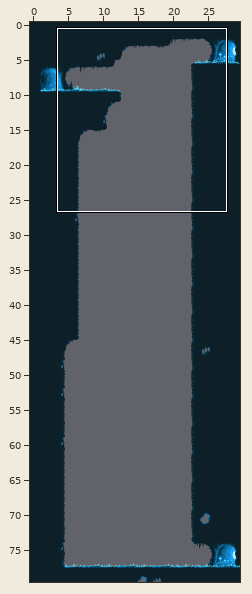
Tiled map, stored at Vacio/Assets/Maps/LevelMapFall.tmx. The first picture is a wide view before the edit; the outline marks the close-up.
Close-up. Before the edit:
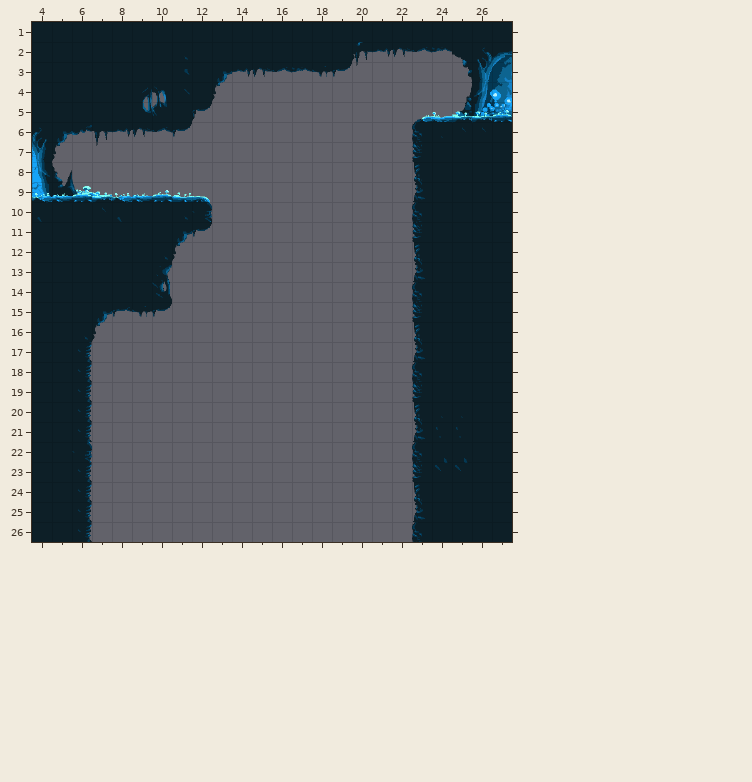
Cells are 32x32 px. Shown: x 4..27, y 1..26. The commit also changed other parts of the map, which this record leaves out.
After:
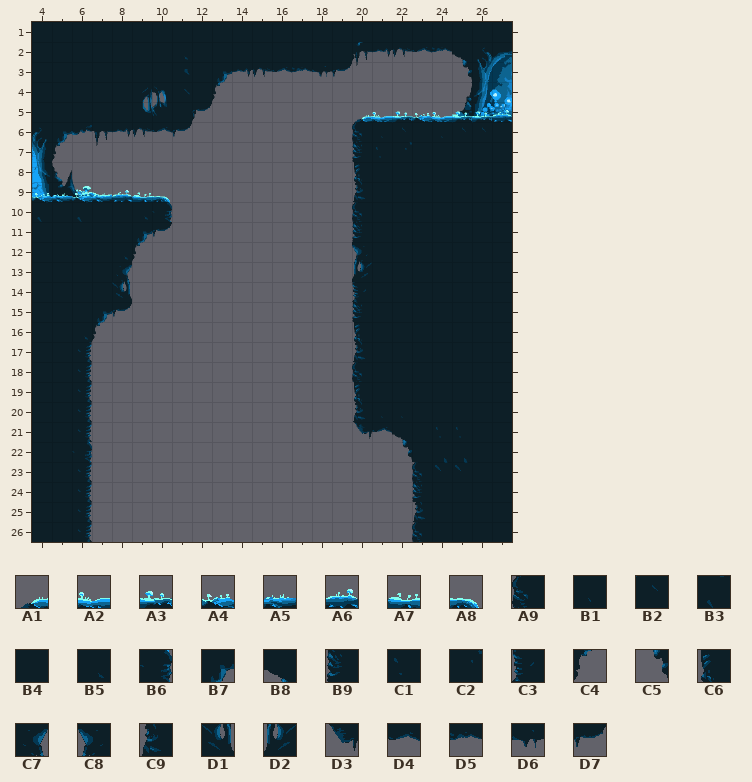
Key: from "tiles": A1 24, A2 25, A3 26, A4 27, A5 28, A6 29, A7 30, A8 31, A9 44, B1 45, B2 46, B3 47, B4 48, B5 50, B6 51, B7 52, B8 55, B9 64, C1 65, C2 66, C3 71 flipped left-right, C4 72, C5 75, C6 84, C7 91, C8 91 flipped left-right, C9 104, D1 111, D2 111 flipped left-right, D3 124, D4 128, D5 129, D6 130, D7 131.
__ is an empty cell.
Edits made:
Layer "Mid-Background":
y 10: x 12 D1 -> __
y 15: x 8 D5 -> __
Layer "Ground":
y 5: x 20..23 __ __ __ A1 -> A1 A2 A3 A4
y 6: x 20..23 __ __ __ A9 -> A9 B1 B2 B4
y 7: x 20..23 __ __ __ B9 -> B9 C1 C2 B4
y 8: x 20..23 __ __ __ C6 -> C6 B4 B4 B4
y 9: x 6..12 A6 A3 A4 A5 A6 A7 A8 -> A4 A5 A6 A7 A8 __ __; x 20..23 __ __ __ C9 -> C9 B4 B4 B4
y 10: x 6 B4 -> B3; x 8..12 B3 B4 B4 B5 B6 -> B4 B5 B6 __ __; x 20..23 __ __ __ A9 -> A9 B4 B4 B4
y 11: x 9..12 B4 B4 B7 D7 -> B7 D7 __ __; x 20..23 __ __ __ B9 -> B9 B4 B4 B4
y 12: x 8..11 B4 B4 B5 C4 -> B5 C4 __ __; x 20..23 __ __ __ C6 -> C8 B4 B4 B4
y 13: x 8..10 B4 B4 C7 -> C7 __ __; x 20..23 __ __ __ C9 -> D2 B4 B4 B4
y 14: x 8..10 B4 B4 D1 -> D1 __ __; x 20..23 __ __ __ A9 -> C3 B4 B4 B4
y 15: x 9..10 D6 D7 -> __ __; x 20..23 __ __ __ B9 -> B9 B4 B4 B4
y 16: x 20..23 __ __ __ C6 -> C6 B4 B4 B4
y 17: x 20..23 __ __ __ C9 -> C9 B4 B4 B4
y 18: x 20..23 __ __ __ A9 -> A9 B4 B4 B4
y 19: x 20..23 __ __ __ B9 -> C6 B4 B4 B4
y 20: x 20..23 __ __ __ C6 -> C9 B1 B1 B4
y 21: x 20..23 __ __ __ C9 -> D3 D4 B8 B4
y 22: x 22..23 __ A9 -> C5 B4
y 23: x 23 B9 -> A9
y 24: x 23 C6 -> B9
